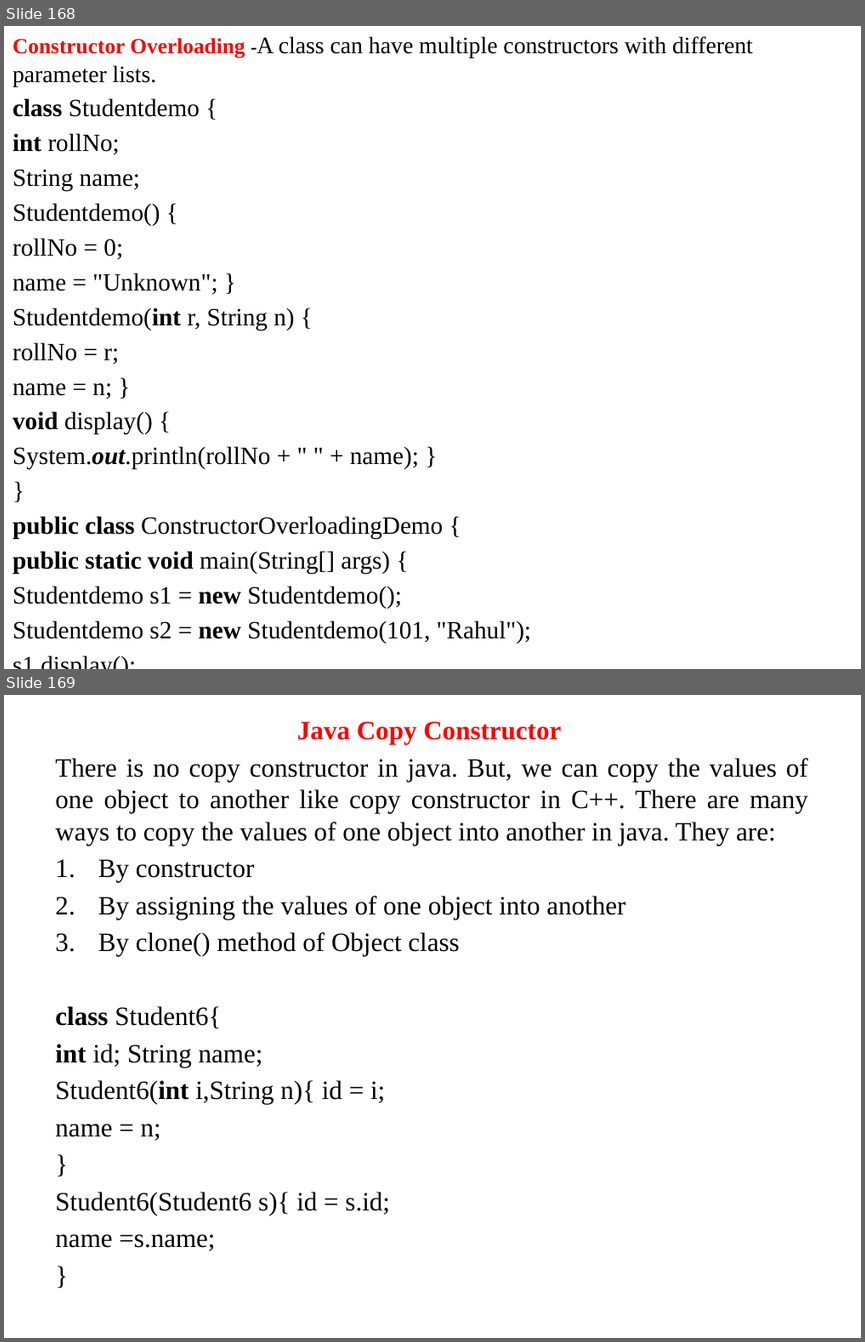
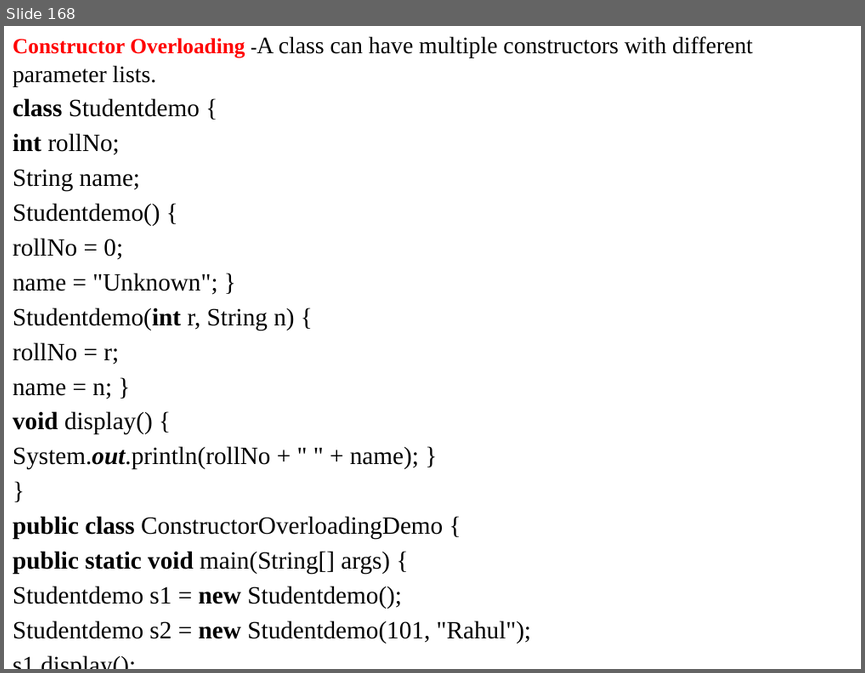
Before and after one commit to anvesh1987/Java-Programs-CSE-G, a slide deck: UNIT - I.pptx. Shown one above the other, each under a label of ours: slides 168 and 169 before the commit, slide 168 after it. The pictures are 865x1342 and 865x673 pixels, drawn with LibreOffice and Linux fonts; fonts in the diff are those of the drawing. Boxes give left, top, right and bottom in pixels: in the first picture for what was removed or moved away, otherwise in the second. Text is boxed around its words. In the diff, an @@ line names an element or a change of style, - is before the commit and + after.

```diff
--- a/UNIT - I.pptx
+++ b/UNIT - I.pptx
@@ slide 169 removed at [4,695,861,1338], background #FFFFFF @@
@@ text removed at [55,721,808,1251] @@
-Java Copy Constructor
-There is no copy constructor in java. But, we can copy the values of one object to another like copy constructor in C++. There are many ways to copy the values of one object into another in java. They are:
-1. By constructor
-2. By assigning the values of one object into another
-3. By clone() method of Object class
-class Student6{
-int id; String name;
-Student6(int i,String n){ id = i;
-name = n;
-}
-Student6(Student6 s){ id = s.id;
-name =s.name;
-}
```
Also in this commit, not shown: 1 slide changed, 33 slides added, 38 other slides removed.
